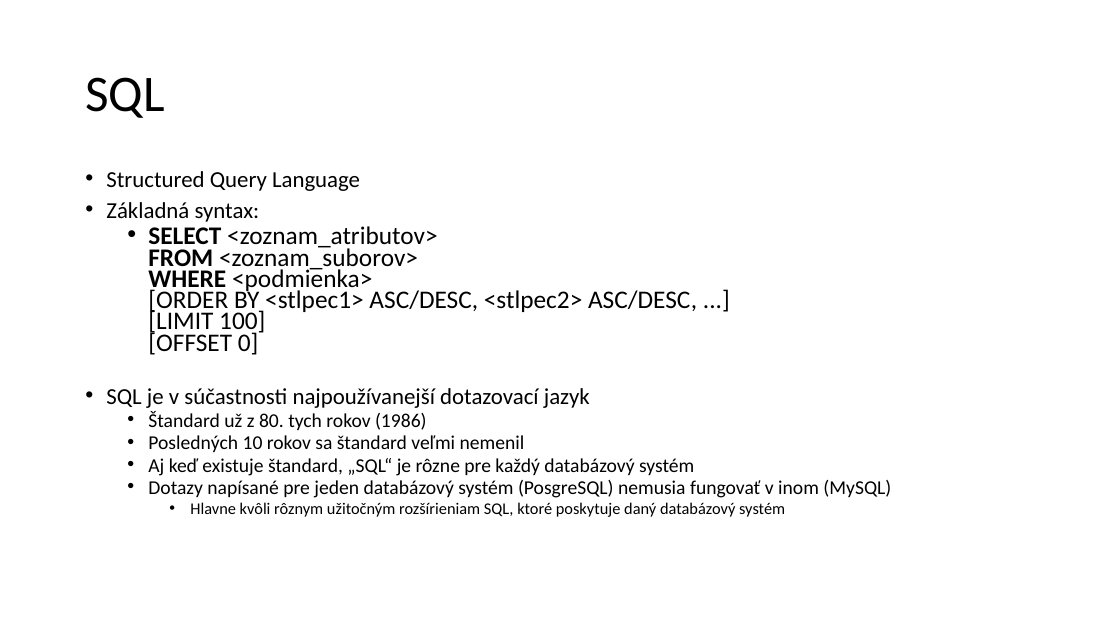
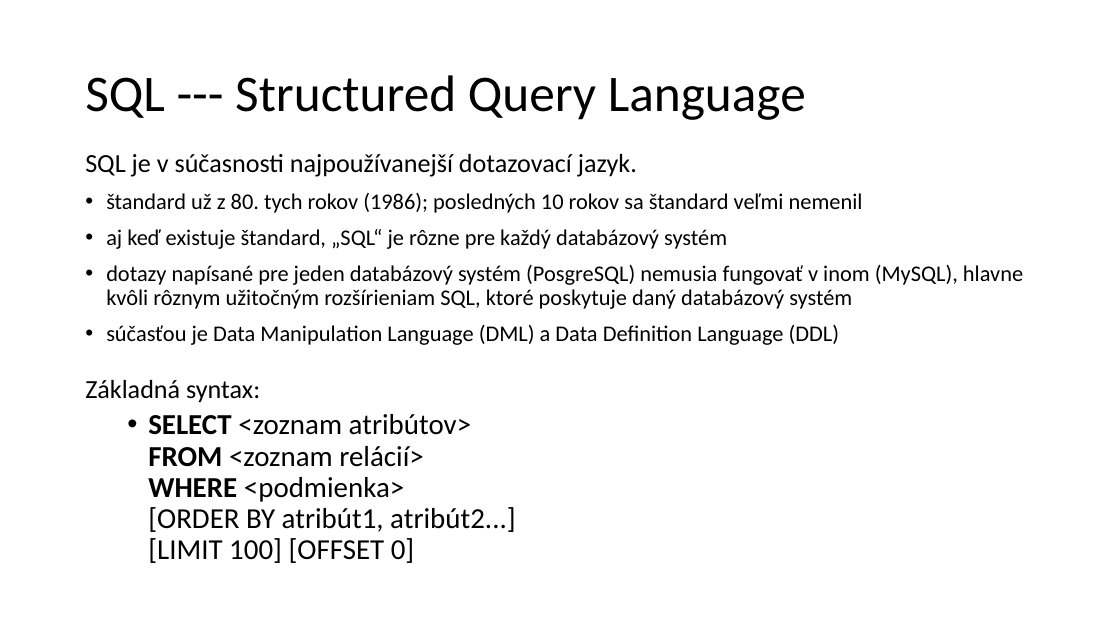
Before and after one commit to janmazak/db_praktikum, a slide deck: slide 2 of materialy/04/sql.pptx. Drawn at 1120x630 pixels with LibreOffice and Linux fonts; fonts in the diff are those of the drawing. Boxes give left, top, right and bottom in pixels: in the first picture for what was removed or moved away, otherwise in the second. Text is boxed around its words. In the diff, an @@ line names an element or a change of style, - is before the commit and + after.

```diff
--- a/materialy/04/sql.pptx
+++ b/materialy/04/sql.pptx
@@ text at [85,75,806,120]: text changed @@
-SQL
+SQL --- Structured Query Language
@@ text "SQL je v súčasnosti najpoužívanejší ...": place and size @@
-text "SQL je v súčasnosti najpoužívanejší ..." at [106,171,891,517]
+text "SQL je v súčasnosti najpoužívanejší ..." at [85,154,1023,563]
@@ text at [85,154,1023,345]: text changed; size 19.6 to 19.2 pt @@
-• Structured Query Language
+SQL je v súčasnosti najpoužívanejší dotazovací jazyk.
+• štandard už z 80. tych rokov (1986); posledných 10 rokov sa štandard veľmi nemenil
+• aj keď existuje štandard, „SQL“ je rôzne pre každý databázový systém
+• dotazy napísané pre jeden databázový systém (PosgreSQL) nemusia fungovať v inom (MySQL), hlavne kvôli rôznym užitočným rozšírieniam SQL, ktoré poskytuje daný databázový systém
+• súčasťou je Data Manipulation Language (DML) a Data Definition Language (DDL)
@@ text at [85,380,260,403]: size 19.6 to 22.4 pt in "Základná syntax:"; bullet • to none; line spacing 0.7 to 0.9 @@
@@ text at [148,414,515,563]: text changed; size 16.8 to 24.8 pt @@
-  • SELECT <zoznam_atributov>
-    FROM <zoznam_suborov>
-    WHERE <podmienka>
-    [ORDER BY <stlpec1> ASC/DESC, <stlpec2> ASC/DESC, ...]
-    [LIMIT 100]
-    [OFFSET 0]
-• SQL je v súčastnosti najpoužívanejší dotazovací jazyk
-  • Štandard už z 80. tych rokov (1986)
-  • Posledných 10 rokov sa štandard veľmi nemenil
-  • Aj keď existuje štandard, „SQL“ je rôzne pre každý databázový systém
-  • Dotazy napísané pre jeden databázový systém (PosgreSQL) nemusia fungovať v inom (MySQL)
-    • Hlavne kvôli rôznym užitočným rozšírieniam SQL, ktoré poskytuje daný databázový systém
+  • SELECT <zoznam atribútov>
+    FROM <zoznam relácií>
+    WHERE <podmienka>
+    [ORDER BY atribút1, atribút2...]
+    [LIMIT 100] [OFFSET 0]
```
Also in this commit, not shown: 14 other slides changed, 2 slides added, 3 slides removed, 22 other files.
